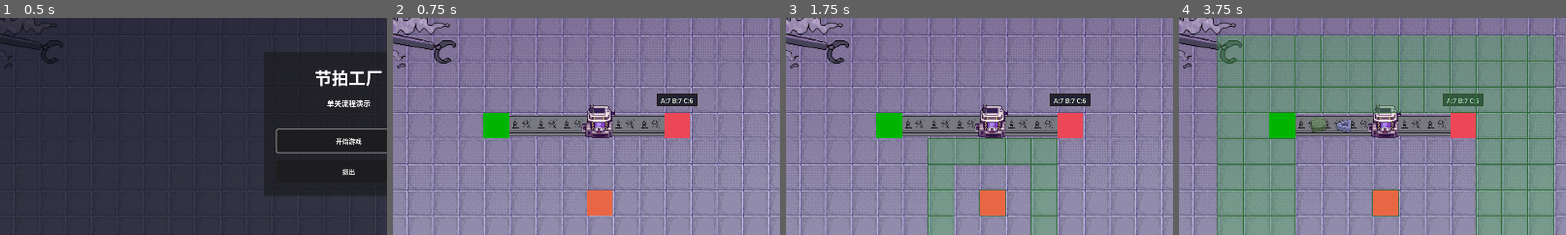
Above: before the commit, frames 1-4 (left to right).
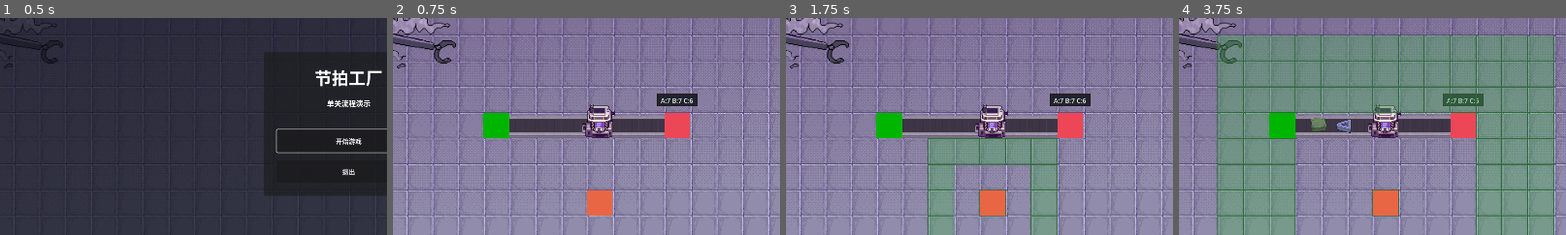
Above: after the commit, the same moments.

Repository: vic328005/NewProject1
Game: Godot game, scene res://scenes/main.tscn
Same seed, same stepped clock (60 frames per second), same inputs: the game is played once before the commit and once after it.
Inputs:
- Up to frame 1 (0.5 s): no input
- Up to frame 2 (0.75 s): click "开始游戏" at 0.5 s
- Up to frame 3 (1.75 s): tap Enter at 1.25 s; tap Space at 1.52 s
- Up to frame 4 (3.75 s): tap Space at 2, 2.27 s; tap Enter at 3.5 s
The pictures show only the part of the screen within x 5-55%, y 26-76%; the shares and areas given below are measured in that part.

Frame 1 is identical in both runs. In frame 2, 3.1% of the frame differs, in the area x 30-71%, y 45-56%; in frame 3, 3.1%; in frame 4, 2.7%.

Commit message:
Add animated belt sprites

Diff:
--- a/prefabs/belt.tscn
+++ b/prefabs/belt.tscn
@@ -1,11 +1,184 @@
 [gd_scene format=3 uid="uid://ceanj1p1pcm8t"]
 
 [ext_resource type="Script" uid="uid://rbfh0ygfmulh" path="res://scripts/belt.gd" id="1_gfr51"]
-[ext_resource type="Texture2D" uid="uid://fs0l0br84iyg" path="res://assets/images/belt_straight_interval_2.png" id="2_hi0r2"]
+[ext_resource type="Texture2D" uid="uid://c78plyvqjn8yt" path="res://assets/images/animations/belt/down1.png" id="3_52tyg"]
+[ext_resource type="Texture2D" uid="uid://cll06k711o4h7" path="res://assets/images/animations/belt/down2.png" id="4_a81jx"]
+[ext_resource type="Texture2D" uid="uid://ba7jxrdi77pv8" path="res://assets/images/animations/belt/down3.png" id="5_rf2xi"]
+[ext_resource type="Texture2D" uid="uid://dcqu6ier02yql" path="res://assets/images/animations/belt/down4.png" id="6_5ymmd"]
+[ext_resource type="Texture2D" uid="uid://bo3gs8sachfd3" path="res://assets/images/animations/belt/left1.png" id="7_hu1pv"]
+[ext_resource type="Texture2D" uid="uid://b526jorthsjkc" path="res://assets/images/animations/belt/left2.png" id="8_psv8g"]
+[ext_resource type="Texture2D" uid="uid://cqlshc78xnfyd" path="res://assets/images/animations/belt/left3.png" id="9_popya"]
+[ext_resource type="Texture2D" uid="uid://c8vt8xta5aajv" path="res://assets/images/animations/belt/left4.png" id="10_rbllh"]
+[ext_resource type="Texture2D" uid="uid://87ijkwep42rw" path="res://assets/images/animations/belt/right1.png" id="11_cxsa6"]
+[ext_resource type="Texture2D" uid="uid://bt7klnfqkgwda" path="res://assets/images/animations/belt/right2.png" id="12_t4cqj"]
+[ext_resource type="Texture2D" uid="uid://dsbtskpigngte" path="res://assets/images/animations/belt/right3.png" id="13_nmeus"]
+[ext_resource type="Texture2D" uid="uid://dh44265nqavrj" path="res://assets/images/animations/belt/right4.png" id="14_vc1tx"]
+[ext_resource type="Texture2D" uid="uid://cqih2a0q8uncr" path="res://assets/images/animations/belt/turn1-down1.png" id="15_etnm5"]
+[ext_resource type="Texture2D" uid="uid://cdn6tm40xkcx7" path="res://assets/images/animations/belt/turn1-down2.png" id="16_shrxk"]
+[ext_resource type="Texture2D" uid="uid://btj0s184qwm6s" path="res://assets/images/animations/belt/turn1-down3.png" id="17_s7km8"]
+[ext_resource type="Texture2D" uid="uid://dr8c0obixg5om" path="res://assets/images/animations/belt/turn1-down4.png" id="18_2rsj2"]
+[ext_resource type="Texture2D" uid="uid://djtx45a4b7dk8" path="res://assets/images/animations/belt/turn1-up1.png" id="19_80kpn"]
+[ext_resource type="Texture2D" uid="uid://2s3h1n8ab7wl" path="res://assets/images/animations/belt/turn1-up2.png" id="20_squmr"]
+[ext_resource type="Texture2D" uid="uid://5kr4ouou7brf" path="res://assets/images/animations/belt/turn1-up3.png" id="21_0ha5t"]
+[ext_resource type="Texture2D" uid="uid://dafk875ss0tki" path="res://assets/images/animations/belt/turn1-up4.png" id="22_4bdfe"]
+[ext_resource type="Texture2D" uid="uid://d3bash18oyw0l" path="res://assets/images/animations/belt/turn2-down1.png" id="23_0uaq2"]
+[ext_resource type="Texture2D" uid="uid://bpj6ok88gmjrw" path="res://assets/images/animations/belt/turn2-down2.png" id="24_vjo71"]
+[ext_resource type="Texture2D" uid="uid://cl3wm66h565a4" path="res://assets/images/animations/belt/turn2-down3.png" id="25_1qe0e"]
+[ext_resource type="Texture2D" uid="uid://ck0m3u6q41tcx" path="res://assets/images/animations/belt/turn2-down4.png" id="26_1ea7u"]
+[ext_resource type="Texture2D" uid="uid://cyv6r4p8cehh4" path="res://assets/images/animations/belt/turn2-up1.png" id="27_rpd07"]
+[ext_resource type="Texture2D" uid="uid://cm7iof5ntbs3m" path="res://assets/images/animations/belt/turn2-up2.png" id="28_quu0n"]
+[ext_resource type="Texture2D" uid="uid://bqpsrny7cp2dx" path="res://assets/images/animations/belt/turn2-up3.png" id="29_s0shv"]
+[ext_resource type="Texture2D" uid="uid://b47efpklkbpf" path="res://assets/images/animations/belt/turn2-up4.png" id="30_hvkl2"]
+[ext_resource type="Texture2D" uid="uid://c6ba46pe5gwl5" path="res://assets/images/animations/belt/up1.png" id="31_0njwk"]
+[ext_resource type="Texture2D" uid="uid://b5k7oyh3ylof0" path="res://assets/images/animations/belt/up2.png" id="32_c1flh"]
+[ext_resource type="Texture2D" uid="uid://b6s1ggsp8edcf" path="res://assets/images/animations/belt/up3.png" id="33_2qpfl"]
+[ext_resource type="Texture2D" uid="uid://p0momqyjbxkn" path="res://assets/images/animations/belt/up4.png" id="34_fkkbv"]
+
+[sub_resource type="SpriteFrames" id="SpriteFrames_7avb0"]
+animations = [{
+"frames": [{
+"duration": 1.0,
+"texture": ExtResource("3_52tyg")
+}, {
+"duration": 1.0,
+"texture": ExtResource("4_a81jx")
+}, {
+"duration": 1.0,
+"texture": ExtResource("5_rf2xi")
+}, {
+"duration": 1.0,
+"texture": ExtResource("6_5ymmd")
+}],
+"loop": true,
+"name": &"down",
+"speed": 5.0
+}, {
+"frames": [{
+"duration": 1.0,
+"texture": ExtResource("7_hu1pv")
+}, {
+"duration": 1.0,
+"texture": ExtResource("8_psv8g")
+}, {
+"duration": 1.0,
+"texture": ExtResource("9_popya")
+}, {
+"duration": 1.0,
+"texture": ExtResource("10_rbllh")
+}],
+"loop": true,
+"name": &"left",
+"speed": 5.0
+}, {
+"frames": [{
+"duration": 1.0,
+"texture": ExtResource("11_cxsa6")
+}, {
+"duration": 1.0,
+"texture": ExtResource("12_t4cqj")
+}, {
+"duration": 1.0,
+"texture": ExtResource("13_nmeus")
+}, {
+"duration": 1.0,
+"texture": ExtResource("14_vc1tx")
+}],
+"loop": true,
+"name": &"right",
+"speed": 5.0
+}, {
+"frames": [{
+"duration": 1.0,
+"texture": ExtResource("15_etnm5")
+}, {
+"duration": 1.0,
+"texture": ExtResource("16_shrxk")
+}, {
+"duration": 1.0,
+"texture": ExtResource("17_s7km8")
+}, {
+"duration": 1.0,
+"texture": ExtResource("18_2rsj2")
+}],
+"loop": true,
+"name": &"turn1-down",
+"speed": 5.0
+}, {
+"frames": [{
+"duration": 1.0,
+"texture": ExtResource("19_80kpn")
+}, {
+"duration": 1.0,
+"texture": ExtResource("20_squmr")
+}, {
+"duration": 1.0,
+"texture": ExtResource("21_0ha5t")
+}, {
+"duration": 1.0,
+"texture": ExtResource("22_4bdfe")
+}],
+"loop": true,
+"name": &"turn1-up",
+"speed": 5.0
+}, {
+"frames": [{
+"duration": 1.0,
+"texture": ExtResource("23_0uaq2")
+}, {
+"duration": 1.0,
+"texture": ExtResource("24_vjo71")
+}, {
+"duration": 1.0,
+"texture": ExtResource("25_1qe0e")
+}, {
+"duration": 1.0,
+"texture": ExtResource("26_1ea7u")
+}],
+"loop": true,
+"name": &"turn2-down",
+"speed": 5.0
+}, {
+"frames": [{
+"duration": 1.0,
+"texture": ExtResource("27_rpd07")
+}, {
+"duration": 1.0,
+"texture": ExtResource("28_quu0n")
+}, {
+"duration": 1.0,
+"texture": ExtResource("29_s0shv")
+}, {
+"duration": 1.0,
+"texture": ExtResource("30_hvkl2")
+}],
+"loop": true,
+"name": &"turn2-up",
+"speed": 5.0
+}, {
+"frames": [{
+"duration": 1.0,
+"texture": ExtResource("31_0njwk")
+}, {
+"duration": 1.0,
+"texture": ExtResource("32_c1flh")
+}, {
+"duration": 1.0,
+"texture": ExtResource("33_2qpfl")
+}, {
+"duration": 1.0,
+"texture": ExtResource("34_fkkbv")
+}],
+"loop": true,
+"name": &"up",
+"speed": 5.0
+}]
 
 [node name="Belt" type="Node2D" unique_id=1037888241]
 script = ExtResource("1_gfr51")
 
 [node name="Sprite2D" type="Sprite2D" parent="." unique_id=2091593251]
 position = Vector2(32, 32)
-texture = ExtResource("2_hi0r2")
+
+[node name="AnimatedSprite2D" type="AnimatedSprite2D" parent="Sprite2D" unique_id=365288558]
+sprite_frames = SubResource("SpriteFrames_7avb0")
+animation = &"turn2-up"
--- a/scripts/belt.gd
+++ b/scripts/belt.gd
@@ -6,11 +6,6 @@
 	LEFT,
 	RIGHT,
 }
-
-const STRAIGHT_INTERVAL_1_TEXTURE: Texture2D = preload("res://assets/images/belt_straight_interval_1.png")
-const STRAIGHT_INTERVAL_2_TEXTURE: Texture2D = preload("res://assets/images/belt_straight_interval_2.png")
-const TURN_INTERVAL_1_TEXTURE: Texture2D = preload("res://assets/images/belt_turn_interval_1.png")
-const TURN_INTERVAL_2_TEXTURE: Texture2D = preload("res://assets/images/belt_turn_interval_2.png")
 
 var facing: Direction.Value = Direction.Value.RIGHT:
 	set(value):
@@ -27,7 +22,7 @@
 		beat_interval = clampi(value, 1, 2)
 		_update_sprite_visual()
 
-var _sprite: Sprite2D
+var _animated_sprite: AnimatedSprite2D
 
 
 func _ready() -> void:
@@ -84,45 +79,52 @@
 
 
 func _update_sprite_visual() -> void:
-	if _sprite == null:
-		_sprite = get_node_or_null(^"Sprite2D") as Sprite2D
+	if _animated_sprite == null:
+		_animated_sprite = get_node_or_null(^"Sprite2D/AnimatedSprite2D") as AnimatedSprite2D
 
-	if _sprite == null:
+	if _animated_sprite == null:
 		return
 
-	_sprite.texture = _get_belt_texture()
-	_sprite.rotation_degrees = _get_sprite_rotation_degrees()
-	_sprite.flip_h = turn_mode == TurnMode.LEFT
-	_sprite.flip_v = false
+	var target_animation: StringName = _get_animation_name()
+	if _animated_sprite.animation != target_animation:
+		_animated_sprite.play(target_animation)
+		return
+
+	if turn_mode == TurnMode.STRAIGHT:
+		if not _animated_sprite.is_playing():
+			_animated_sprite.play()
+		return
+
+	if not _animated_sprite.is_playing():
+		_animated_sprite.play()
 
 
-func _get_belt_texture() -> Texture2D:
+func _get_animation_name() -> StringName:
 	if turn_mode == TurnMode.STRAIGHT:
-		if beat_interval == 1:
-			return STRAIGHT_INTERVAL_1_TEXTURE
+		return _get_straight_animation_name()
 
-		return STRAIGHT_INTERVAL_2_TEXTURE
-
-	if beat_interval == 1:
-		return TURN_INTERVAL_1_TEXTURE
-
-	return TURN_INTERVAL_2_TEXTURE
+	return _get_turn_animation_name()
 
 
-func _get_rotation_degrees_for_direction(direction: Direction.Value) -> float:
-	match direction:
+func _get_straight_animation_name() -> StringName:
+	match facing:
 		Direction.Value.UP:
-			return -90.0
+			return &"up"
 		Direction.Value.RIGHT:
-			return 0.0
+			return &"right"
 		Direction.Value.DOWN:
-			return 90.0
+			return &"down"
 		_:
-			return 180.0
+			return &"left"
 
 
-func _get_sprite_rotation_degrees() -> float:
-	if turn_mode == TurnMode.STRAIGHT:
-		return wrapf(_get_rotation_degrees_for_direction(facing), 0.0, 360.0)
+func _get_turn_animation_name() -> StringName:
+	var prefix: String = "turn1"
+	if turn_mode == TurnMode.RIGHT:
+		prefix = "turn2"
 
-	return wrapf(float(int(facing)) * 90.0, 0.0, 360.0)
+	var suffix: String = "up"
+	if facing == Direction.Value.DOWN or facing == Direction.Value.LEFT:
+		suffix = "down"
+
+	return StringName("%s-%s" % [prefix, suffix])
Binary file added: assets/images/animations/belt/down1.png
Not shown, added: assets/images/animations/belt/down1.png.import
Binary file added: assets/images/animations/belt/down2.png
Not shown, added: assets/images/animations/belt/down2.png.import
Binary file added: assets/images/animations/belt/down3.png
Not shown, added: assets/images/animations/belt/down3.png.import
Binary file added: assets/images/animations/belt/down4.png
Not shown, added: assets/images/animations/belt/down4.png.import
Binary file added: assets/images/animations/belt/left1.png
Not shown, added: assets/images/animations/belt/left1.png.import
Binary file added: assets/images/animations/belt/left2.png
Not shown, added: assets/images/animations/belt/left2.png.import
(and 52 more such lines)
